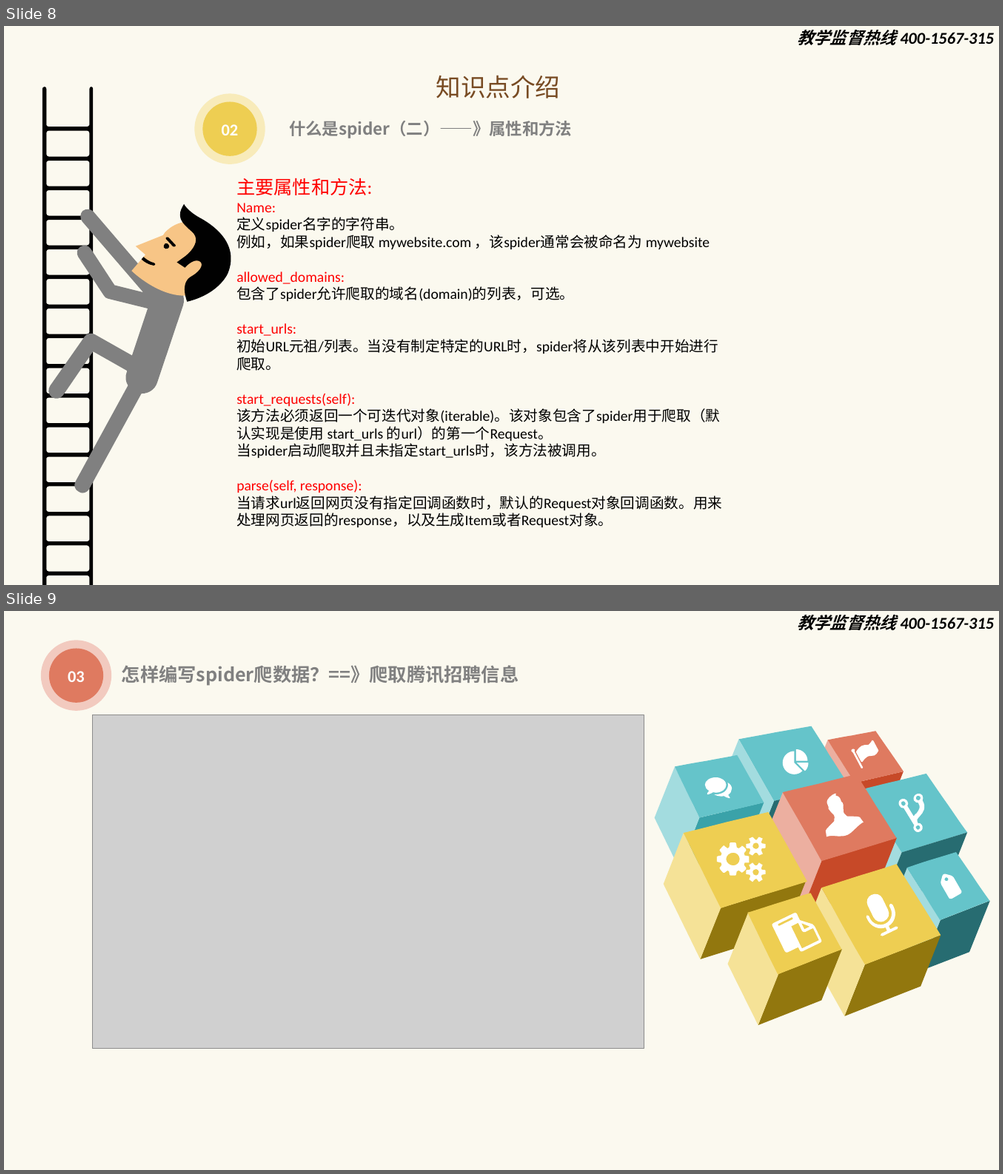
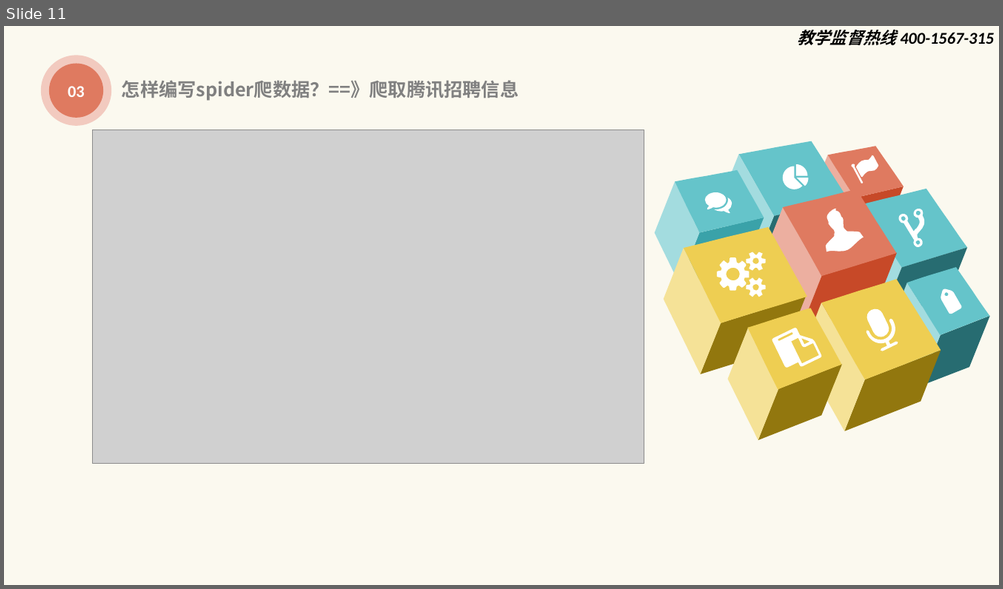
Before and after one commit to zx490336534/spider-review, a slide deck: 课件/python高级标准课件三.pptx. Shown one above the other, each under a label of ours: slides 8 and 9 before the commit, slide 11 after it. The pictures are 1003x1174 and 1003x589 pixels, drawn with LibreOffice and Linux fonts; fonts in the diff are those of the drawing; grey boxes stand for pictures; background and template pictures are left out. Boxes give left, top, right and bottom in pixels: in the first picture for what was removed or moved away, otherwise in the second. Text is boxed around its words. In the diff, an @@ line names an element or a change of style, - is before the commit and + after.

```diff
--- a/课件/python高级标准课件三.pptx
+++ b/课件/python高级标准课件三.pptx
@@ slide 8 removed at (4,26,999,585), background #FFFFFF; not listed: 2 template elements that a slide beside it also shows @@
@@ text removed at (436,75,560,99) @@
-知识点介绍
@@ ellipse removed at (194,94,265,165) @@
@@ ellipse removed at (202,102,257,156) @@
-02
@@ text removed at (289,121,572,138) @@
-什么是spider（二）——》属性和方法
@@ text removed at (236,178,722,528) @@
-主要属性和方法:
-Name:
-定义spider名字的字符串。
-例如，如果spider爬取 mywebsite.com ，该spider通常会被命名为 mywebsite
-allowed_domains:
-包含了spider允许爬取的域名(domain)的列表，可选。
-start_urls:
-初始URL元祖/列表。当没有制定特定的URL时，spider将从该列表中开始进行爬取。
-start_requests(self):
-该方法必须返回一个可迭代对象(iterable)。该对象包含了spider用于爬取（默认实现是使用 start_urls 的url）的第一个Request。
-当spider启动爬取并且未指定start_urls时，该方法被调用。
-parse(self, response):
-当请求url返回网页没有指定回调函数时，默认的Request对象回调函数。用来处理网页返回的response，以及生成Item或者Request对象。
@@ group removed at (19,87,240,585): 7 freeform shapes @@
@@ what was slide 9 is now slide 11 @@
```
Also in this commit, not shown: 3 slides changed, 4 slides added, 9 other files.
